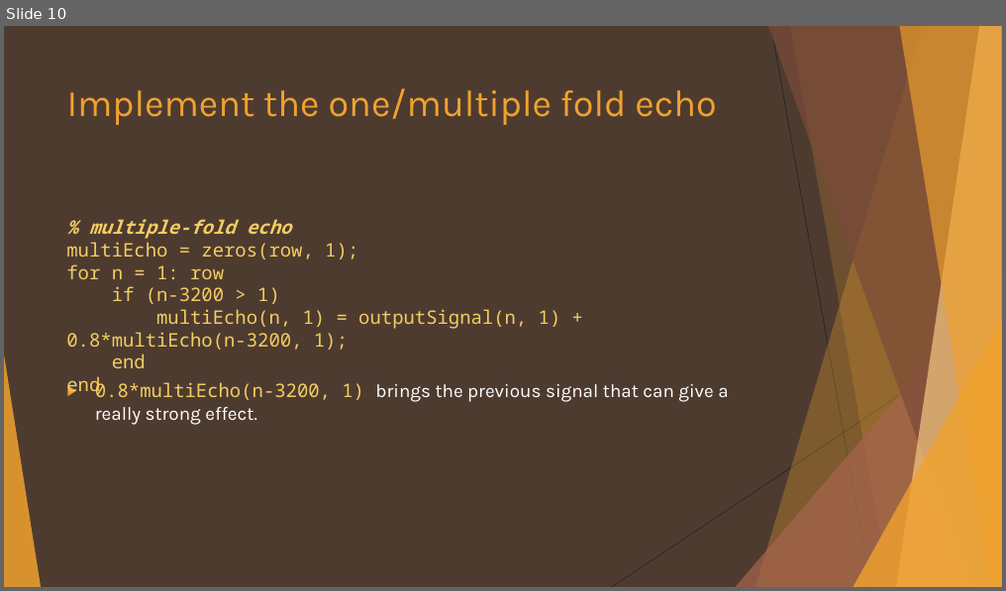
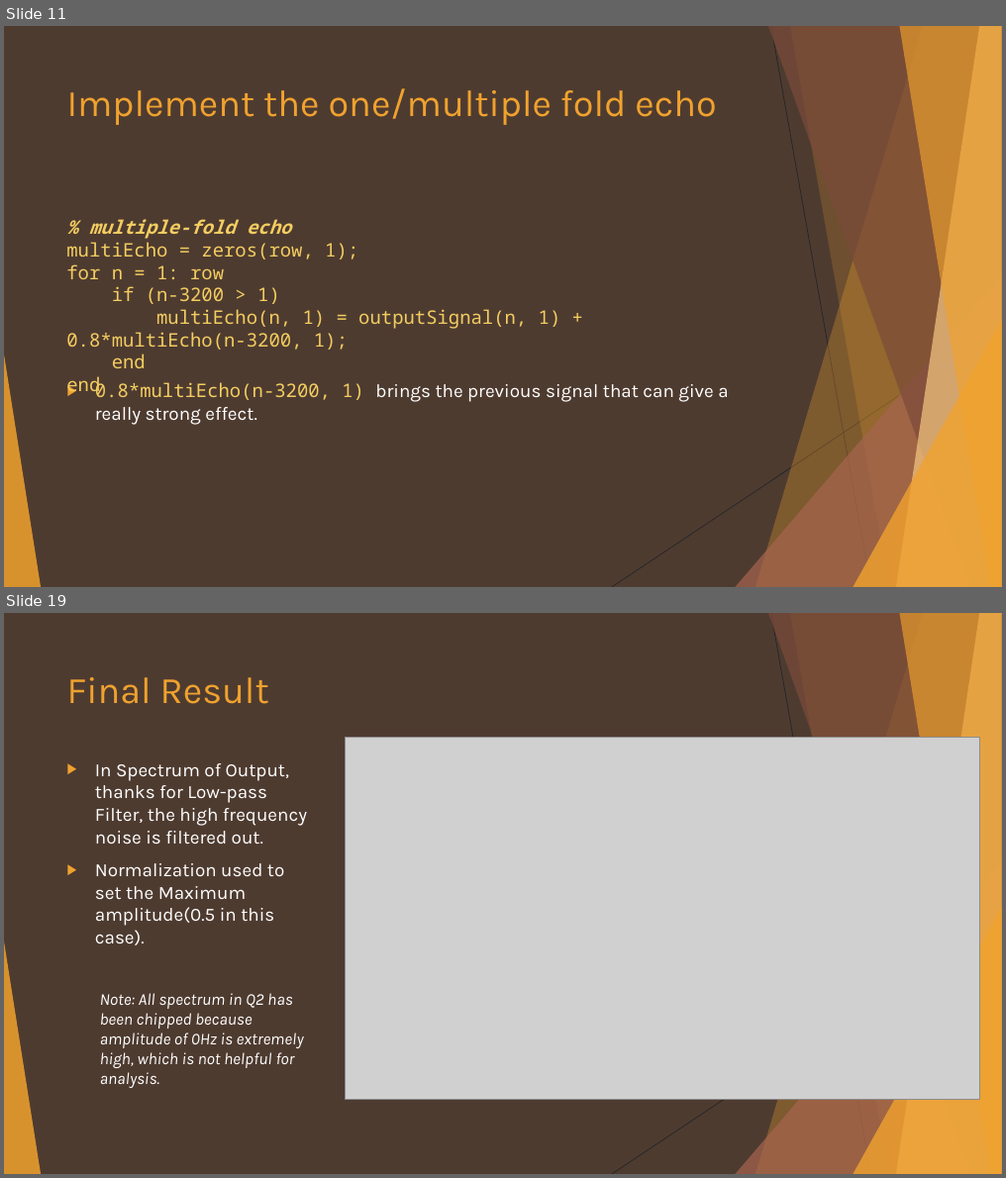
Before and after one commit to kenchan13/Introduction-to-Multimedia, a slide deck: Homework/hw2/104062361_report.pptx. Shown one above the other, each under a label of ours: slide 10 before the commit, slides 11 and 19 after it; the slides between them are not shown. The pictures are 1006x591 and 1006x1178 pixels, drawn with LibreOffice and Linux fonts; fonts in the diff are those of the drawing; grey boxes stand for pictures. Boxes give left, top, right and bottom in pixels: in the first picture for what was removed or moved away, otherwise in the second. Text is boxed around its words. In the diff, an @@ line names an element or a change of style, - is before the commit and + after.

```diff
--- a/Homework/hw2/104062361_report.pptx
+++ b/Homework/hw2/104062361_report.pptx
@@ slide 19 added at bbox=[4, 613, 1002, 1174], background #4E3B30; not listed: 10 template elements that a slide beside it also shows @@
@@ title added at bbox=[67, 677, 269, 704], 36 pt, text #F0A22E @@
+Final Result
@@ picture added at bbox=[346, 737, 980, 1099] @@
@@ text added at bbox=[95, 763, 307, 1088], 18 pt, text #FFFFFF @@
+▶ In Spectrum of Output, thanks for Low-pass Filter, the high frequency noise is filtered out.
+▶ Normalization used to set the Maximum amplitude(0.5 in this case).
+  Note: All spectrum in Q2 has been chipped because amplitude of 0Hz is extremely high, which is not helpful for analysis.
@@ what was slide 10 is now slide 11 @@
```
Also in this commit, not shown: 11 slides changed, 2 other slides added, 39 other files.
